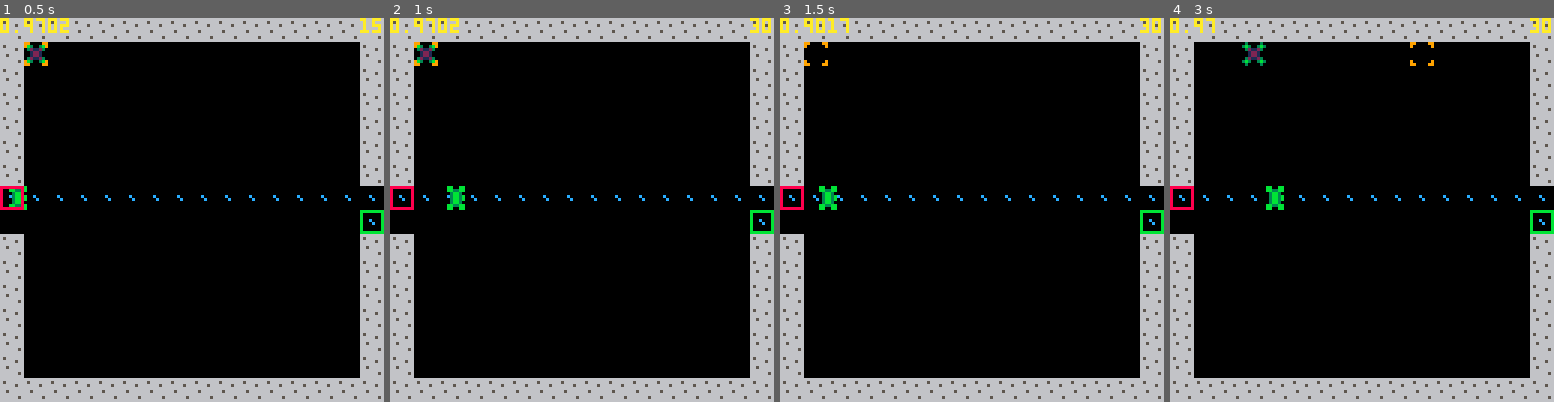
Above: before the commit, frames 1-4 (left to right).
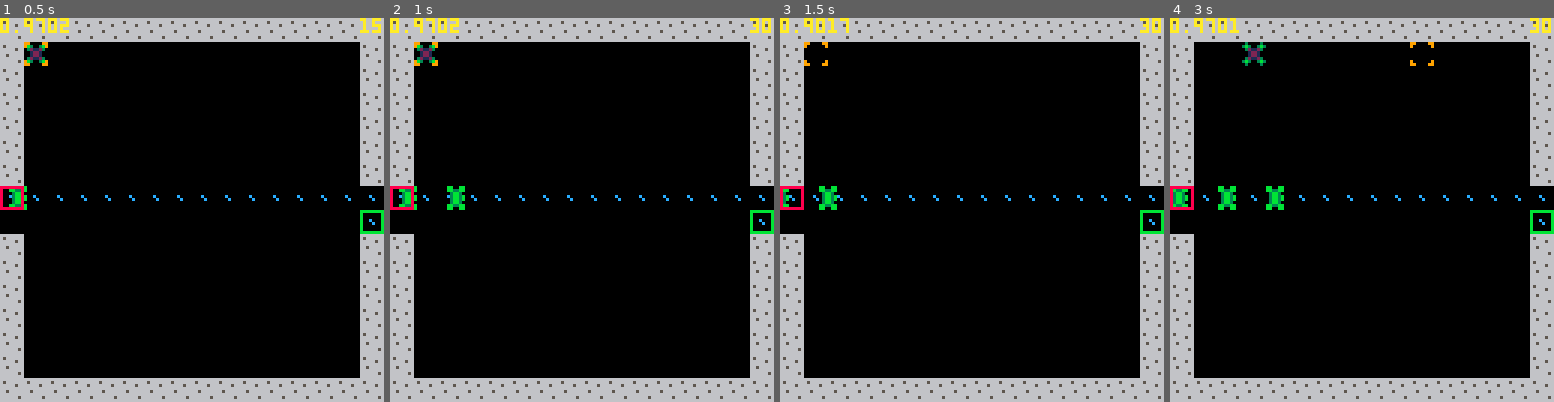
Above: after the commit, the same moments.

Repository: langchr86/pico-bubble-towers
Game: PICO-8 cartridge pico-proto.p8
The game is run twice, just before and just after one commit, with the same random seed, the same clock (stepped at 60 frames per second) and the same inputs.
Inputs:
- Up to frame 1 (0.5 s): tap X (X key) at 0.33 s
- Up to frame 2 (1 s): tap O (Z key) at 0.7 s
- Up to frame 3 (1.5 s): tap X (X key) at 1.07 s
- Up to frame 4 (3 s): hold Right 1.6-2.1 s; tap O (Z key) every 0.4 s from 1.7 to 2.9 s; tap X (X key) at 1.85, 2.97 s; hold Up 2.15-2.42 s; hold Right from 2.47 s (still down)

Frame 1 is identical in both runs. In frame 2, 0.2% of the frame differs, in the area x 2-8%, y 43-50%; in frame 3, less than 0.1%; in frame 4, 0.5%, in the area x 0-18%, y 0-50%.

Commit message:
use multiple enemies

Diff:
--- a/pico-proto.lua
+++ b/pico-proto.lua
@@ -34,7 +34,7 @@
 path = false
 
 tower_list = {}
-enemy = Enemy:New(start)
+enemy_list = {}
 
 sw_algo = 0
 
@@ -73,6 +73,26 @@
   sw_algo = stat(1) - sw_algo
 end
 
+function enemy_creation()
+  enemy_list = {}
+
+  start_point = convert_field_to_pixel(start)
+  diff_point = Point:New(16, 0)
+
+  for i=1,4 do
+    enemy = Enemy:New(start_point)
+    add(enemy_list, enemy)
+
+    start_point = start_point - diff_point
+  end
+end
+
+function move_enemies()
+  for enemy in all(enemy_list) do
+    enemy:Move()
+  end
+end
+
 function draw_path()
   if path == false then
     path_pos = convert_field_to_pixel(goal)
@@ -94,12 +114,7 @@
   return Point:New(pos.x / field_size, pos.y / field_size)
 end
 
-function draw_enemy()
-  if path == false then
-    enemy:Reset(convert_field_to_pixel(start))
-    return
-  end
-
+function draw_enemy(enemy)
   next_field = path[enemy.last_path_index]
   current_dest = convert_field_to_pixel(next_field)
 
@@ -139,18 +154,18 @@
 
   if btn(🅾️) then
     if not menu.running then
-      enemy:Move()
+      move_enemies()
     end
   end
 
   if btnp(❎) then
     tower_placement()
-    enemy:Reset(convert_field_to_pixel(start))
     path_calculation()
+    enemy_creation()
   end
 
   if menu.running then
-    enemy:Move()
+    move_enemies()
   end
 end
 
@@ -159,11 +174,13 @@
   map()
 
   draw_path()
-  draw_enemy()
+
+  for enemy in all(enemy_list) do
+    draw_enemy(enemy)
+  end
 
   for tower in all(tower_list) do
     tower:Draw()
-    enemy_list = {enemy}
     tower:ShotOnNearestEnemy(enemy_list)
   end
 
